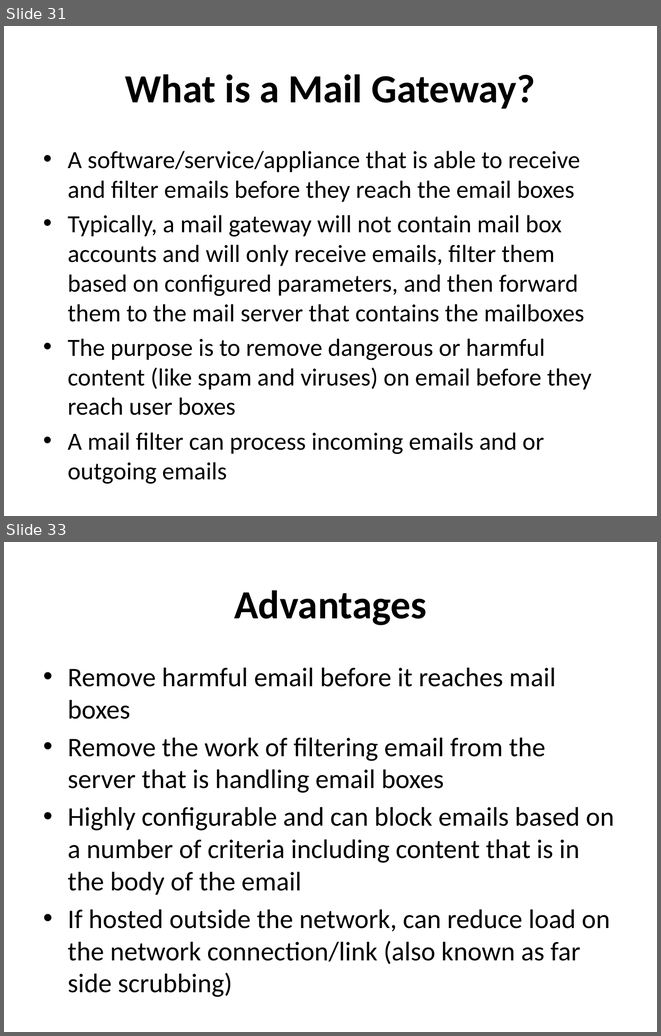
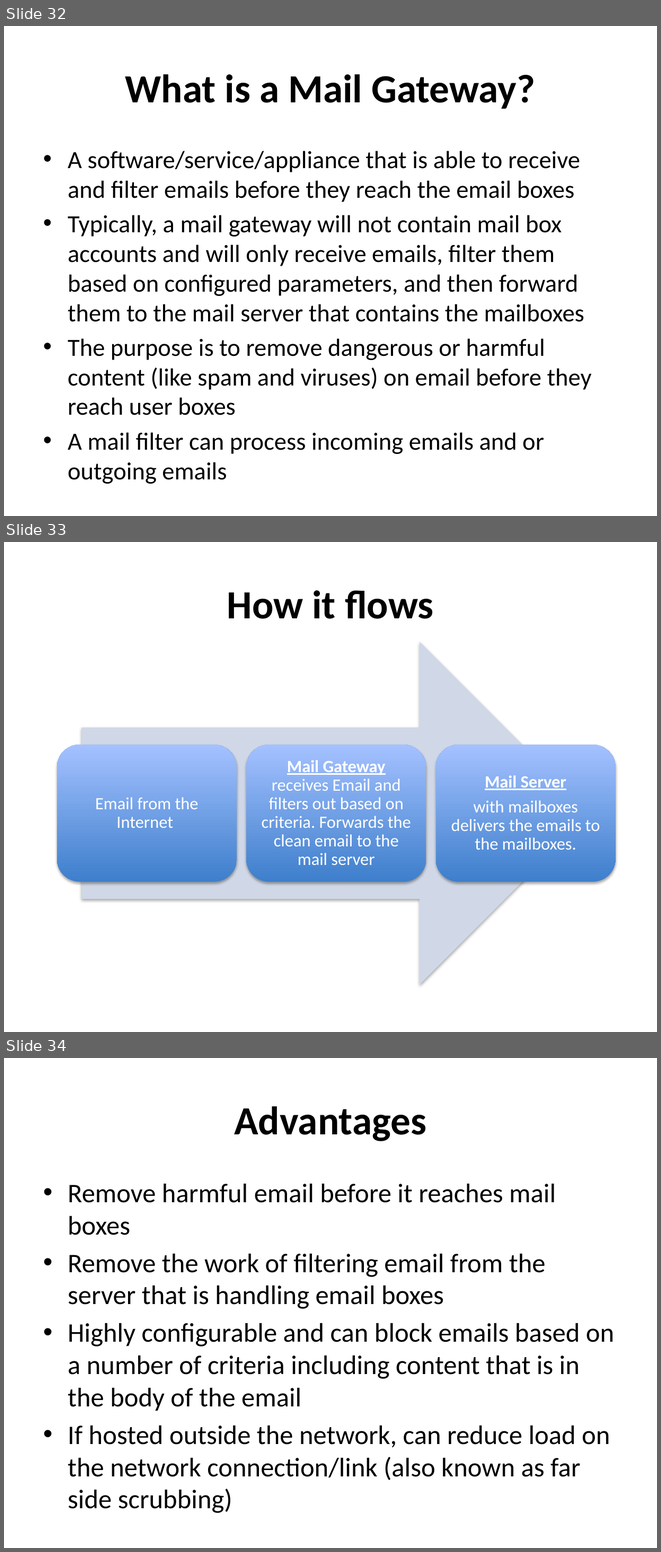
Before and after one commit to afnog/sse, a slide deck: postfix/postfix-mailgateway-debian.pptx. Shown one above the other, each under a label of ours: slides 31 and 33 before the commit, slides 32, 33 and 34 after it; the slides between them are not shown. The pictures are 661x1036 and 661x1552 pixels, drawn with LibreOffice and Linux fonts; fonts in the diff are those of the drawing. Boxes give left, top, right and bottom in pixels: in the first picture for what was removed or moved away, otherwise in the second. Text is boxed around its words. In the diff, an @@ line names an element or a change of style, - is before the commit and + after.

```diff
--- a/postfix/postfix-mailgateway-debian.pptx
+++ b/postfix/postfix-mailgateway-debian.pptx
@@ slide 33 added at (x1=4, y1=542, x2=657, y2=1032), background #FFFFFF @@
@@ title added at (x1=227, y1=590, x2=434, y2=619), 44 pt, text #000000, bold @@
+How it flows
@@ group added at (x1=57, y1=642, x2=615, y2=985): 3 rounded rectangles, 3 texts, 1 right arrow @@
+Email from the Internet
+Mail Gateway receives Email and filters out based on criteria. Forwards the clean email to the mail server
+Mail Server
+with mailboxes delivers the emails to the mailboxes.
@@ what was slide 31 is now slide 32 @@
@@ what was slide 33 is now slide 34 @@
```
Also in this commit, not shown: 10 slides changed, 7 other slides added, 3 slides removed.
